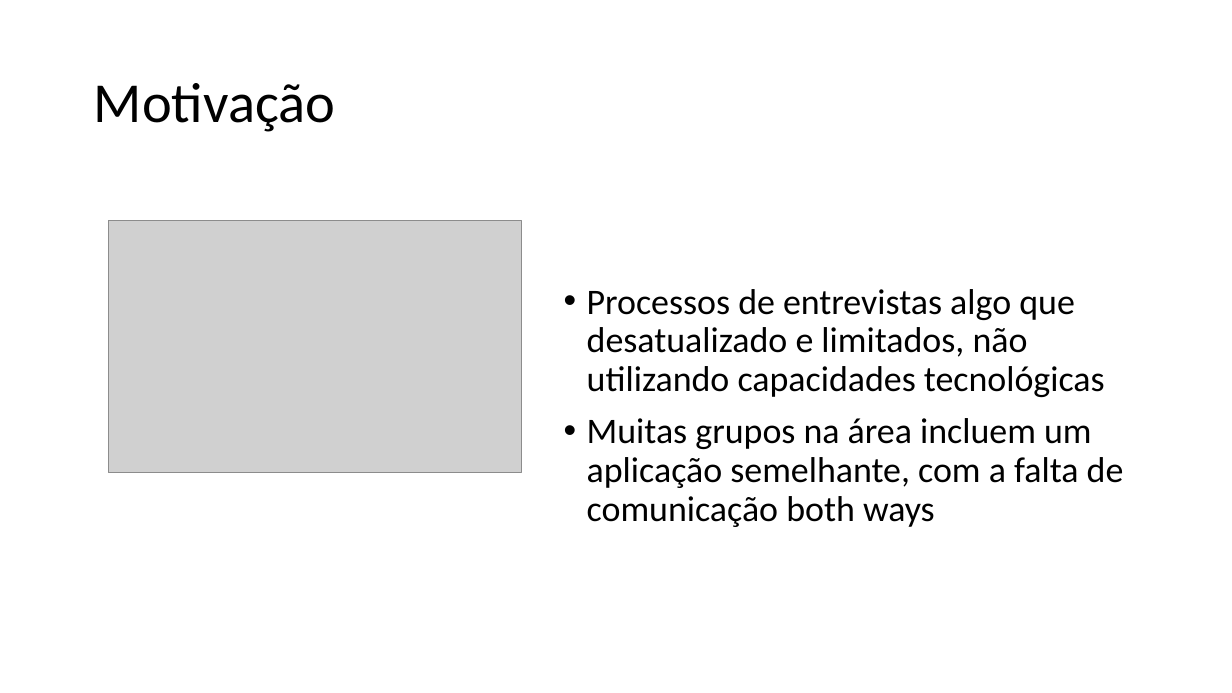
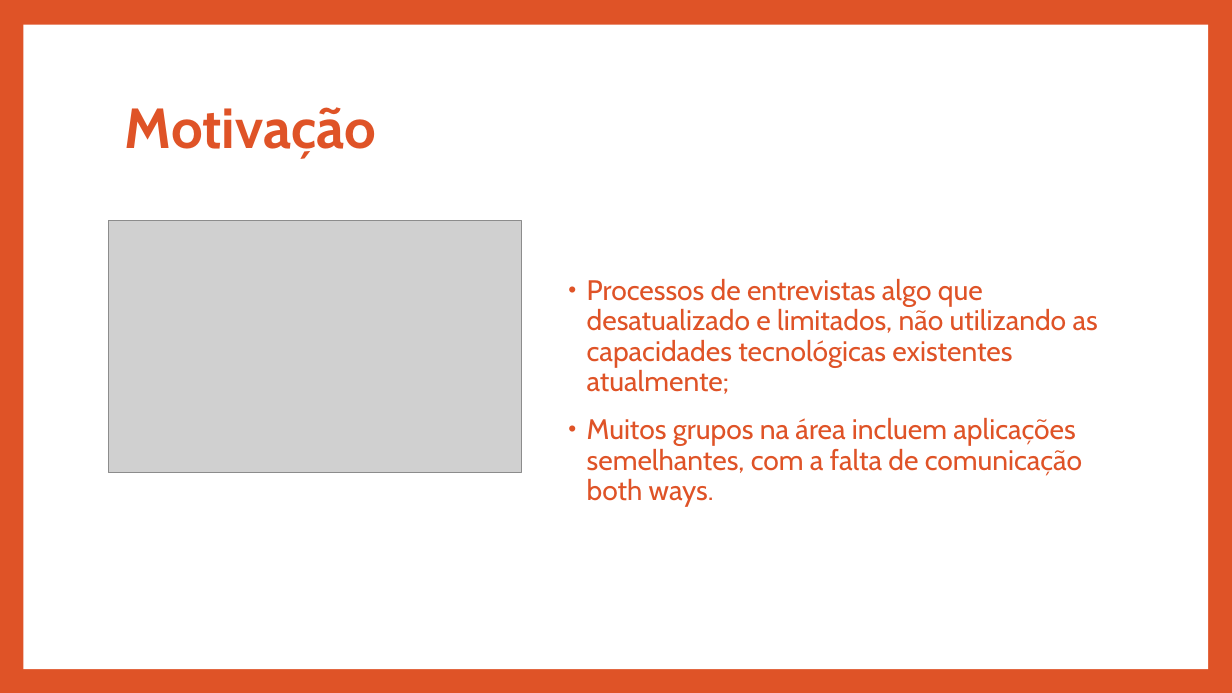
Before and after one commit to A40278/ps_20172018, a slide deck: slide 3 of Appresentação/Appresentacao.pptx. Drawn at 1232x693 pixels with LibreOffice and Linux fonts; fonts in the diff are those of the drawing; grey boxes stand for pictures. Boxes give left, top, right and bottom in pixels: in the first picture for what was removed or moved away, otherwise in the second. Text is boxed around its words. In the diff, an @@ line names an element or a change of style, - is before the commit and + after.

```diff
--- a/Appresentação/Appresentacao.pptx
+++ b/Appresentação/Appresentacao.pptx
@@ background #FFFFFF to #DF5327 @@
@@ rectangle added at bbox=[23, 25, 1208, 669], fill #FFFFFF @@
@@ title "Motivação": place and size @@
-title "Motivação" at bbox=[94, 83, 335, 132]
+title "Motivação" at bbox=[125, 107, 377, 159]
@@ title "Motivação" at bbox=[125, 107, 377, 159]: font Calibri to Cabin, text colour #000000 to #DF5327, bold on @@
@@ text at bbox=[587, 279, 1098, 507]: text changed; size 28 to 22 pt; font Calibri to Cabin; text colour #000000 to #DF5327 @@
-• Processos de entrevistas algo que desatualizado e limitados, não utilizando capacidades tecnológicas
-• Muitas grupos na área incluem um aplicação semelhante, com a falta de comunicação both ways
+• Processos de entrevistas algo que desatualizado e limitados, não utilizando as capacidades tecnológicas existentes atualmente;
+• Muitos grupos na área incluem aplicações semelhantes, com a falta de comunicação both ways.
```
Also in this commit, not shown: 15 other slides changed, 4 slides added, 4 slides removed, 3 other files.
